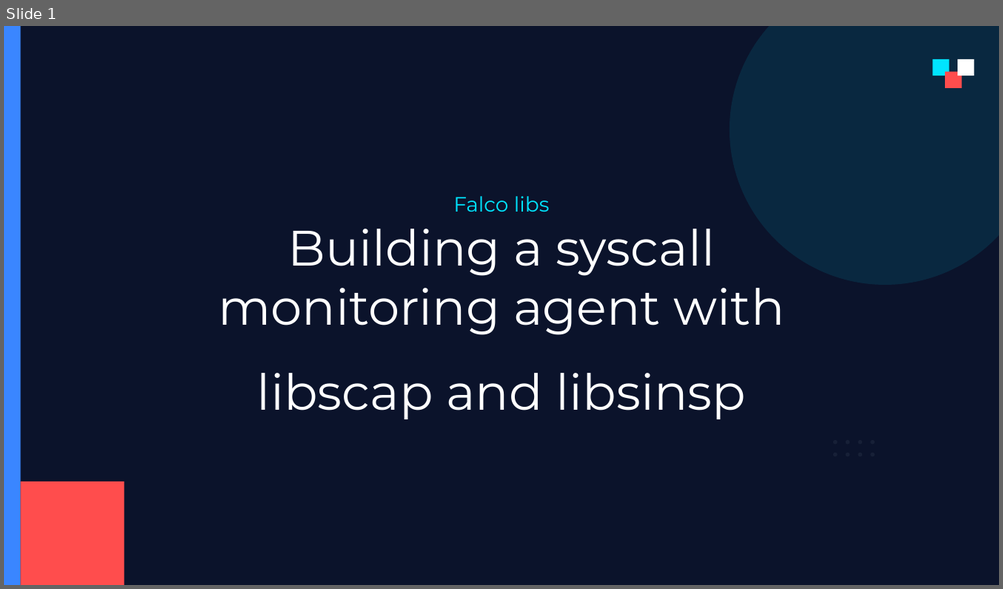
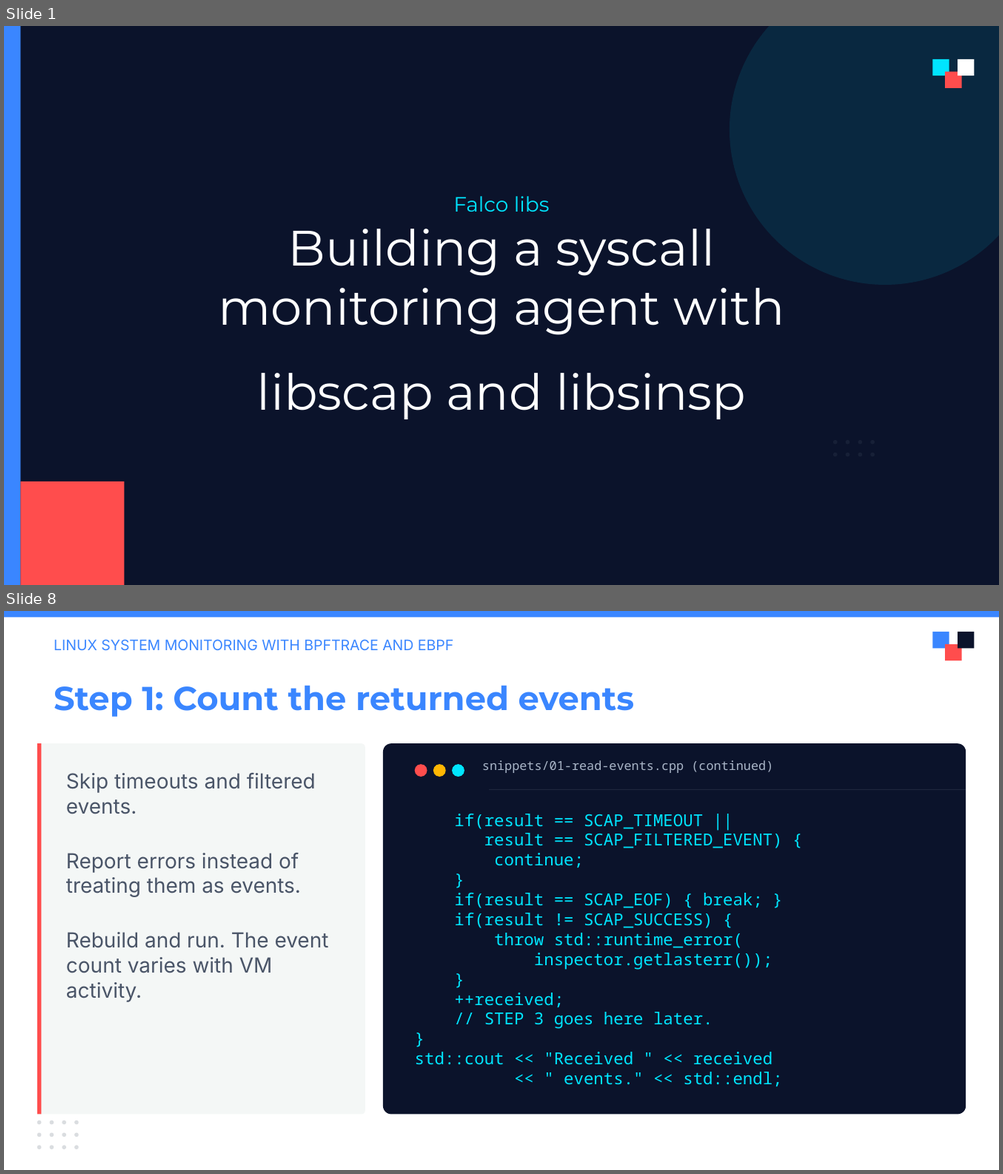
Before and after one commit to julianshalaby-perj/falco-libs-workshop, a slide deck: presentation/falco-libs-intro.pptx. Shown one above the other, each under a label of ours: slide 1 before the commit, slides 1 and 8 after it; the slides between them are not shown. The pictures are 1003x589 and 1003x1174 pixels, drawn with LibreOffice and Linux fonts; fonts in the diff are those of the drawing; background and template pictures are left out. Boxes give left, top, right and bottom in pixels: in the first picture for what was removed or moved away, otherwise in the second. Text is boxed around its words. In the diff, an @@ line names an element or a change of style, - is before the commit and + after.

```diff
--- a/presentation/falco-libs-intro.pptx
+++ b/presentation/falco-libs-intro.pptx
@@ slide 8 added at box(4, 611, 999, 1170), background #FFFFFF @@
@@ rectangle added at box(4, 611, 999, 617), fill #3A86FF @@
@@ rectangle added at box(932, 632, 949, 649), fill #3A86FF @@
@@ rectangle added at box(957, 632, 973, 649), fill #0B132B @@
@@ text added at box(54, 639, 453, 651), 10.5 pt, text #3A86FF @@
+LINUX SYSTEM MONITORING WITH BPFTRACE AND EBPF
@@ rectangle added at box(945, 644, 962, 661), fill #FF4D4D @@
@@ text added at box(54, 685, 634, 717), 24 pt, text #3A86FF, bold @@
+Step 1: Count the returned events
@@ rounded rectangle added at box(37, 743, 365, 1114), fill #F4F7F6 @@
@@ rectangle added at box(37, 743, 41, 1114), fill #FF4D4D @@
@@ rounded rectangle added at box(383, 743, 966, 1114), fill #0B132B @@
@@ ellipse added at box(415, 764, 427, 776), fill #FF4D4D @@
@@ ellipse added at box(432, 764, 444, 776), fill #FFB703 @@
@@ ellipse added at box(452, 764, 464, 776), fill #00E5FF @@
@@ text added at box(482, 760, 773, 773), 9 pt, text #AAB6C8 @@
+snippets/01-read-events.cpp (continued)
@@ text added at box(66, 772, 329, 1002), 15 pt, text #4A5568 @@
+Skip timeouts and filtered events.
+Report errors instead of treating them as events.
+Rebuild and run. The event count varies with VM activity.
@@ rectangle added at box(489, 789, 966, 790), fill #4A5568 at 30% opacity @@
@@ text added at box(415, 814, 782, 1087), 12 pt, text #00E5FF @@
+if(result == SCAP_TIMEOUT ||
+result == SCAP_FILTERED_EVENT) {
+continue;
+}
+if(result == SCAP_EOF) { break; }
+if(result != SCAP_SUCCESS) {
+throw std::runtime_error(
+inspector.getlasterr());
+}
+++received;
+// STEP 3 goes here later.
+}
+std::cout << "Received " << received
+<< " events." << std::endl;
@@ ellipse added at box(37, 1120, 41, 1125), fill #4A5568 at 20% opacity @@
@@ ellipse added at box(50, 1120, 54, 1125), fill #4A5568 at 20% opacity @@
@@ ellipse added at box(62, 1120, 65, 1125), fill #4A5568 at 20% opacity @@
@@ ellipse added at box(74, 1120, 79, 1125), fill #4A5568 at 20% opacity @@
@@ ellipse added at box(37, 1133, 41, 1137), fill #4A5568 at 20% opacity @@
@@ ellipse added at box(50, 1133, 54, 1137), fill #4A5568 at 20% opacity @@
@@ ellipse added at box(62, 1133, 65, 1137), fill #4A5568 at 20% opacity @@
@@ ellipse added at box(74, 1133, 79, 1137), fill #4A5568 at 20% opacity @@
@@ ellipse added at box(37, 1146, 41, 1150), fill #4A5568 at 20% opacity @@
@@ ellipse added at box(50, 1146, 54, 1150), fill #4A5568 at 20% opacity @@
@@ ellipse added at box(62, 1146, 65, 1150), fill #4A5568 at 20% opacity @@
@@ ellipse added at box(74, 1146, 79, 1150), fill #4A5568 at 20% opacity @@
```
Also in this commit, not shown: 7 slides changed, 3 other slides added, 12 slides removed.
